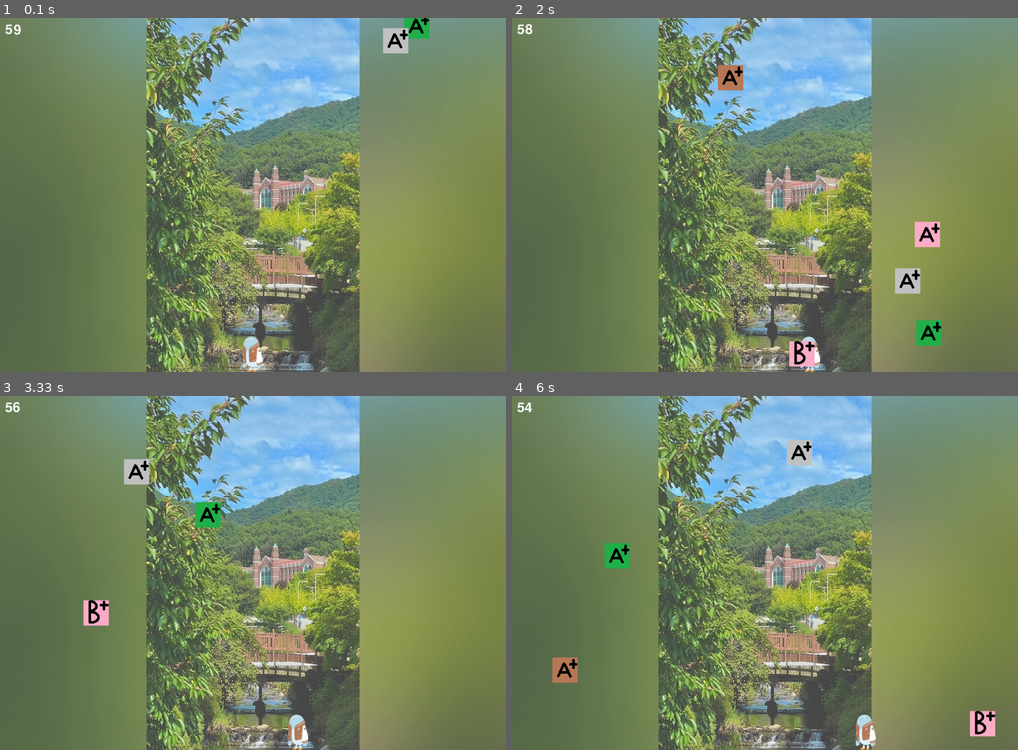
Above: before the commit, frames 1-4 (two rows, left to right).
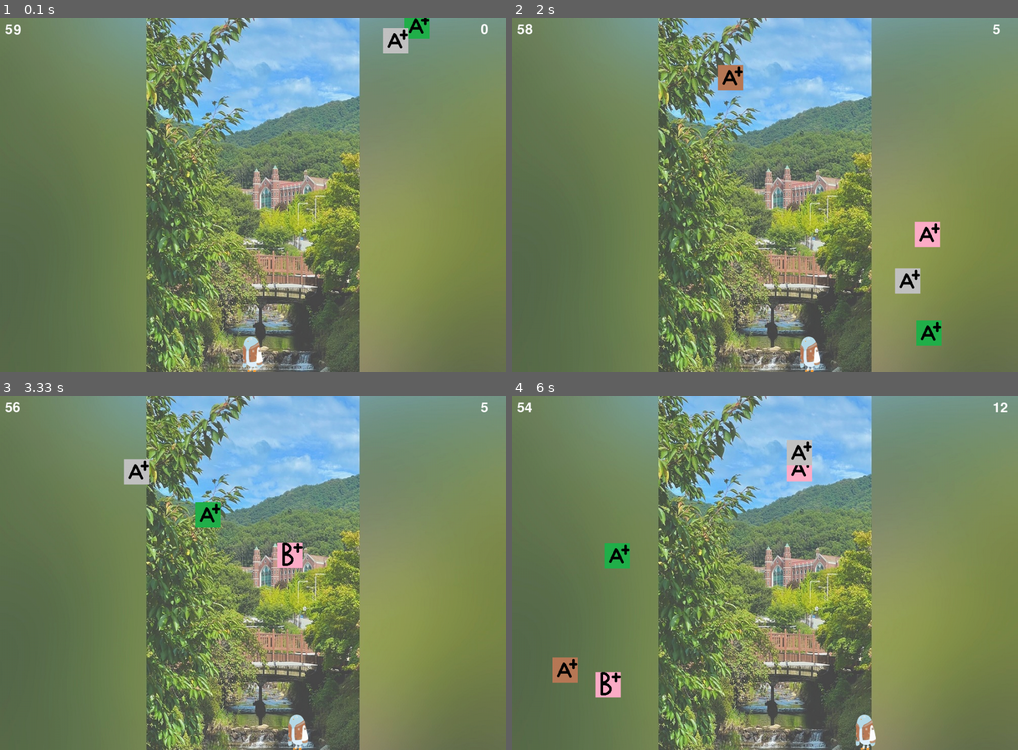
Above: after the commit, the same moments.

Repository: Burna0912/team_project
Game: pygame game, started from workspace/boo_pygame.py
Same seed, same stepped clock (60 frames per second), same inputs: the game is played once before the commit and once after it.
Inputs:
- Up to frame 1 (0.1 s): no input
- Up to frame 2 (2 s): hold Right 0.33-0.8 s; hold Right 0.83-1.3 s; hold Left 1.33-1.87 s; hold Left from 1.9 s (still down)
- Up to frame 3 (3.33 s): release Left at 2.3 s; hold Right 2.33-2.97 s; hold Left from 3 s (still down)
- Up to frame 4 (6 s): release Left at 3.47 s; hold Right 3.5-3.97 s; hold Right 4-4.47 s; hold Left 4.5-5.03 s; hold Left 5.07-5.47 s; hold Right from 5.5 s (still down)

The runs differ from the first frame. In frame 1, less than 0.1% of the frame differs, in the area x 95-97%, y 1-5%; in frame 2, 0.4%; in frame 3, 0.8%; in frame 4, 1.0%, in the area x 16-98%, y 1-97%.

Commit message:
add score

Diff:
--- a/workspace/boo_pygame.py
+++ b/workspace/boo_pygame.py
@@ -28,12 +28,14 @@
 BOO_size = BOO.get_rect().size
 BOO_width = BOO_size[0]
 BOO_height = BOO_size[1]
-BOO_x_position = screen_width/2-BOO_width/2 #화면 가로 크기의 절반에 해당하도록, 중앙에 놓이도록
-BOO_y_position = screen_height-BOO_height #화면 맨 아래에 캐릭터를 설치
+BOO_x_pos = screen_width/2-BOO_width/2 #화면 가로 크기의 절반에 해당하도록, 중앙에 놓이도록
+BOO_y_pos = screen_height-BOO_height #화면 맨 아래에 캐릭터를 설치
 BOO_speed = 0.3
 
 
 # 학점(A+, B+, C+, D+, F) 설정
+score = 0
+
 A = pygame.image.load("./../resource/images/scores/autumn_A.png")
 A_size = A.get_rect().size # 이미지의 크기를 구해옴
 A_width = A_size[0] # 캐릭터의 가로 크기
@@ -97,6 +99,7 @@
     elapsed_time = (pygame.time.get_ticks() - start_ticks) / 1000
 
     timer = game_font.render(str(int(total_time - elapsed_time)), True, (255, 255, 255))
+    get_point = game_font.render(str(int(score)), True, (255, 255, 255))
 
     for event in pygame.event.get():
         if event.type == pygame.QUIT:
@@ -114,12 +117,12 @@
                 to_x = 0
 
     # 부가 화면 밖으로 넘어가지 않도록 조치
-    if BOO_x_position < 0:
-        BOO_x_position = 0
-    elif BOO_x_position > screen_width-BOO_width:
-        BOO_x_position =screen_width-BOO_width
-
-    BOO_x_position += to_x * dt
+    if BOO_x_pos < 0:
+        BOO_x_pos = 0
+    elif BOO_x_pos > screen_width-BOO_width:
+        BOO_x_pos =screen_width-BOO_width
+
+    BOO_x_pos += to_x * dt
 
     # 캐릭터 위치 정의 (좌, 우로만 움직이며 대쉬가 있음)
     A_y_pos += A_speed * dt
@@ -151,23 +154,65 @@
     # 학점 위치 정의 (A+, B+, C+, D+, F마다 다르게 설정)
 
     # 충돌 처리 (A+: 10점, B+: 7점, C+: 5점, D+: 3점, F: -5점)
+    BOO_rect = BOO.get_rect()
+    BOO_rect.left = BOO_x_pos
+    BOO_rect.top = BOO_y_pos
+
+    A_rect = A.get_rect()
+    A_rect.left = A_x_pos
+    A_rect.top = A_y_pos
+
+    B_rect = B.get_rect()
+    B_rect.left = B_x_pos
+    B_rect.top = B_y_pos
+
+    C_rect = C.get_rect()
+    C_rect.left = C_x_pos
+    C_rect.top = C_y_pos
+
+    D_rect = D.get_rect()
+    D_rect.left = D_x_pos
+    D_rect.top = D_y_pos
+
+    F_rect = F.get_rect()
+    F_rect.left = F_x_pos
+    F_rect.top = F_y_pos
+
+    if BOO_rect.colliderect(A_rect):
+        score += 10
+        A_y_pos = random.randint(-1000, 0)
+    elif BOO_rect.colliderect(B_rect):
+        score += 7
+        B_y_pos = random.randint(-500, 0)
+    elif BOO_rect.colliderect(C_rect):
+        score += 5
+        C_y_pos = random.randint(-250, 0)
+    elif BOO_rect.colliderect(D_rect):
+        score += 3
+        D_y_pos = random.randint(-125, 0)
+    elif BOO_rect.colliderect(F_rect):
+        score -= 5
+        F_y_pos = 0
+
+
 
 
     if (total_time-elapsed_time) >30: #시간이 30초 이상 남았을 때 1학기 배경화면 출력
         screen.blit(background_1,(0,0))
+        screen.blit(timer, (10, 10))
+        screen.blit(get_point, (screen_width-50, 10))
     elif (total_time-elapsed_time) >0: #시간이 30초 이하 남았을 때 2학기 배경화면 출력
         screen.blit(background_2,(0,0))
+        screen.blit(timer, (10, 10))
+        screen.blit(get_point, (screen_width-50, 10))
     else:
-        BOO_x_position = 10000 #남은 시간이 0 일 때 부를 화면에 뜨지 않도록 처리
+        BOO_x_pos = 10000 #남은 시간이 0 일 때 부를 화면에 뜨지 않도록 처리
         A_x_pos, B_x_pos, C_x_pos, D_x_pos, F_x_pos = 10000, 10000, 10000, 10000, 10000
         screen.blit(GameOver,(0,0)) #남은 시간이 0 일 때 게임오버 화면 출력
-
-    if(total_time-elapsed_time > 0): #시간이 남았을 경우 10,10 좌표에 타이며 출력
-        screen.blit(timer, (10, 10))
-    else:                           #시간이 끝났을 경우 좌포 -100,-100에 타이머룰 출력해 화면에 보이지 않게 함
         screen.blit(timer, (-100, -100))
 
-    screen.blit(BOO_brown, (BOO_x_position,BOO_y_position)) #부를 화면에 출력
+
+    screen.blit(BOO_brown, (BOO_x_pos,BOO_y_pos)) #부를 화면에 출력
     screen.blit(A, (A_x_pos, A_y_pos))
     screen.blit(B, (B_x_pos, B_y_pos))
     screen.blit(C, (C_x_pos, C_y_pos))
